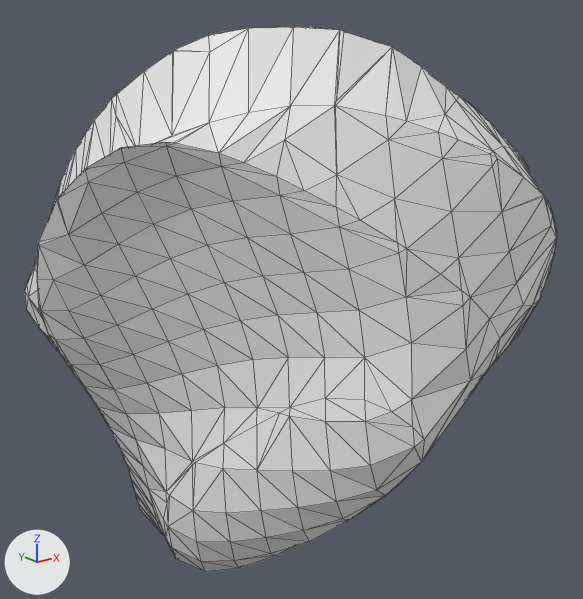
What one commit did to the OBJ model src/wormguides/model/obj_files/ABplppapapp_t368.obj.
One viewpoint serves both versions: a camera (50 mm lens) standing at (157.8, -104.1, 303.0) and looking at (178.8, -78.0, 292.5). The lights are fixed; the arrows at lower left show +X, +Y and +Z. Mesh edges are drawn as thin lines. Where no turn or scale is listed for an object, it has been applied to the vertices.

Script lines for the objects in view, before the commit:
```python
me_abplppapapp_t368 = bpy.data.meshes.new('ABplppapapp_t368')
me_abplppapapp_t368.from_pydata(...)  # 604 vertices, 1204 faces; spans x 167.6..187.8, y -87.9..-67.4, z 278.7..303.6
ob_abplppapapp_t368 = bpy.data.objects.new('ABplppapapp_t368', me_abplppapapp_t368)
ob_abplppapapp_t368.location = (0.0, 0.0, 0.0)
```
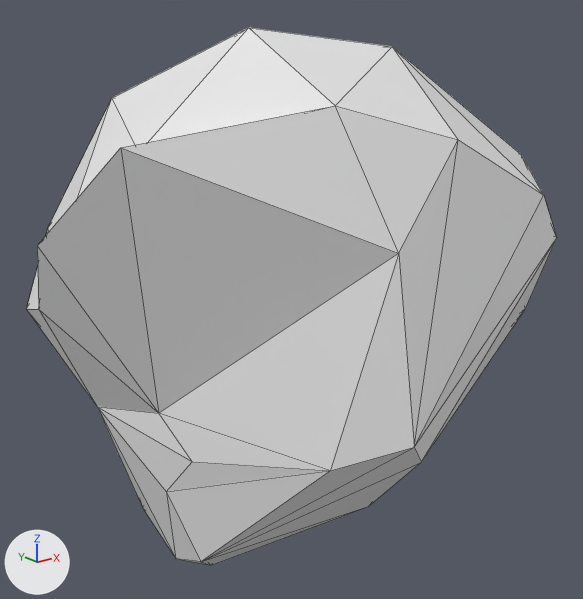
What the commit changed:
me_abplppapapp_t368 is used by ob_abplppapapp_t368; location (0.0, 0.0, 0.0).
me_abplppapapp_t368 had 604 vertices, 1204 faces and spanned x 167.6..187.8, y -87.9..-67.4, z 278.7..303.6.
me_abplppapapp_t368 now has 47 vertices, 90 faces and spans x 167.6..187.8, y -87.9..-67.7, z 278.7..303.6.
me_abplppapapp_t368 part 1: 1 vertex moved within x 174.5, y -71.2, z 280.5; 557 vertices removed from x 167.7..187.8, y -87.9..-67.4, z 279.0..303.6.

Where the change shows, as pixel boxes (x1, y1, x2, y2) in the pictures (583 x 599 px):
'ABplppapapp_t368', reshaped
    before: (25, 27, 557, 572)
    after: (26, 28, 557, 566)
part 1 of me_abplppapapp_t368, cut back
    before: (25, 27, 557, 572)
    after: (98, 409, 175, 557)
